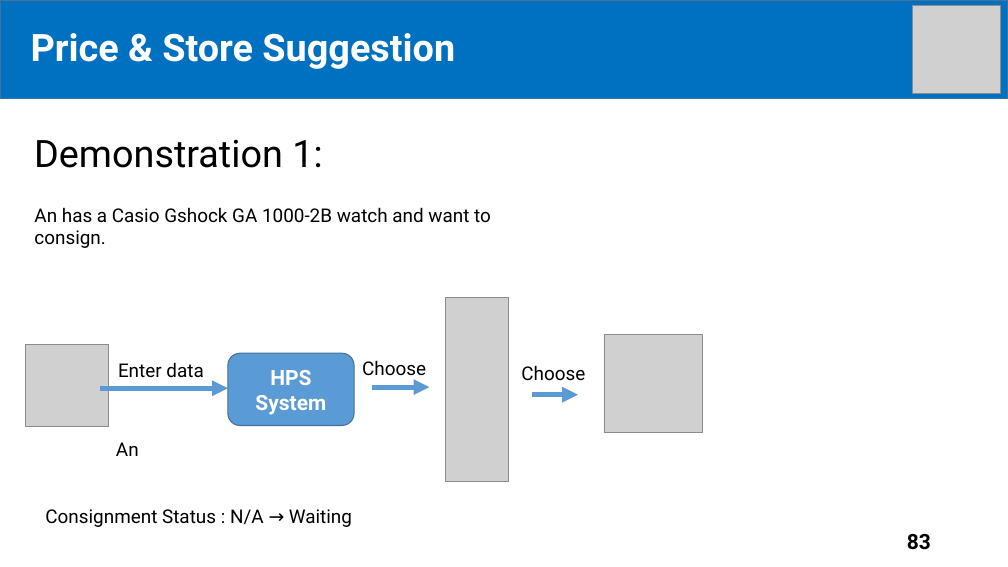
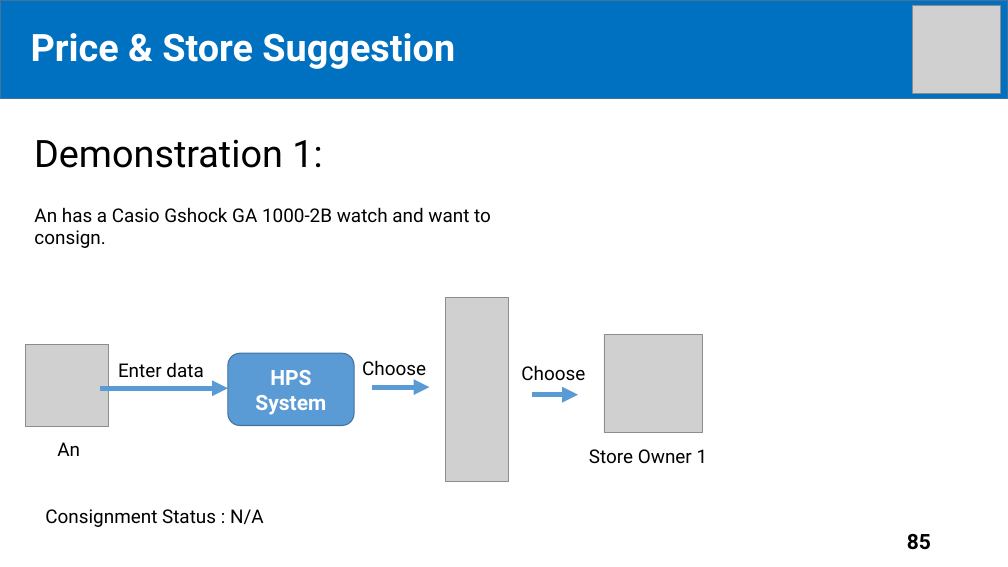
Before and after one commit to tiendan3108/CP, a slide deck: slide 85 of Source/Presentation/PreFinalPresentation.pptx (slide 83 before the commit). Drawn at 1008x567 pixels with LibreOffice and Linux fonts; fonts in the diff are those of the drawing; grey boxes stand for pictures. Boxes give left, top, right and bottom in pixels: in the first picture for what was removed or moved away, otherwise in the second. Text is boxed around its words. In the diff, an @@ line names an element or a change of style, - is before the commit and + after.

```diff
--- a/Source/Presentation/PreFinalPresentation.pptx
+++ b/Source/Presentation/PreFinalPresentation.pptx
@@ text "An": place and size @@
-text "An" at <box>116,442,139,456</box>
+text "An" at <box>57,442,80,456</box>
@@ text added at <box>589,449,708,464</box>, 18 pt, text #000000 @@
+Store Owner 1
@@ text at <box>45,509,264,527</box>: text changed @@
-Consignment Status : N/A → Waiting
+Consignment Status : N/A
@@ page number at <box>907,534,931,550</box>: text changed @@
-83
+85
```
Also in this commit, not shown: 12 other slides changed, 2 slides added.
